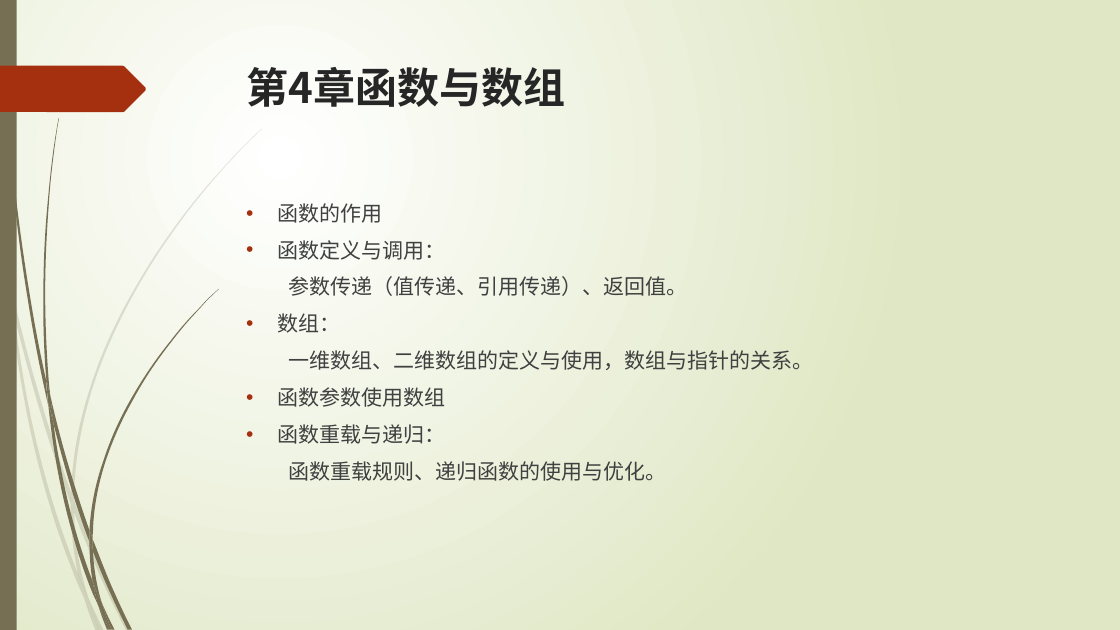
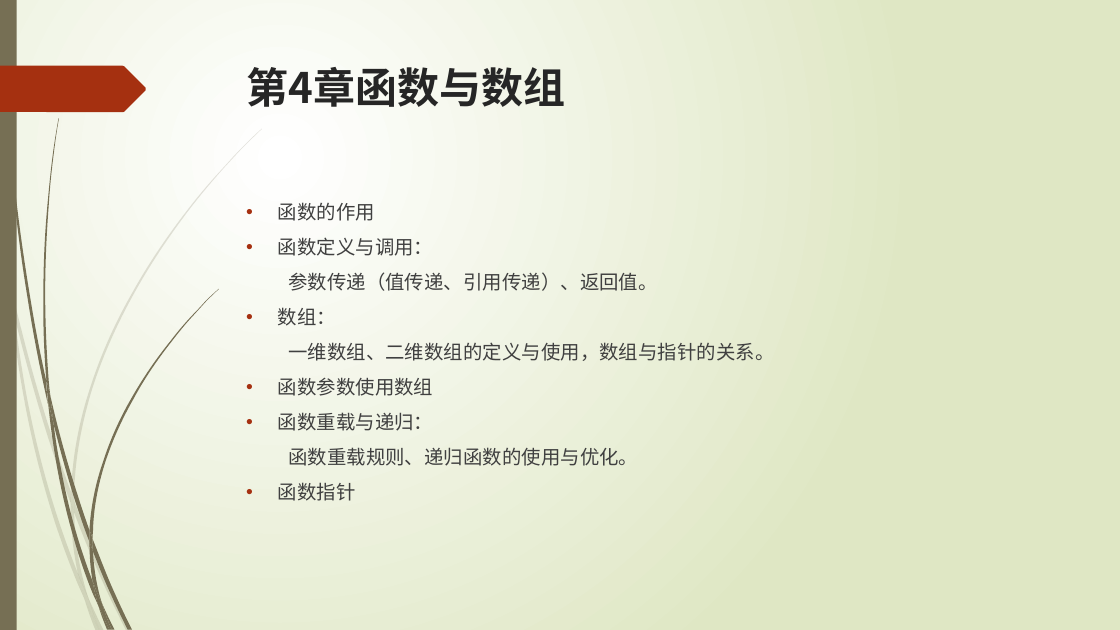
Before and after one commit to liuty2006/learn, a slide deck: slide 37 of learn_cpp/docs/C++语言培训.pptx. Drawn at 1120x630 pixels with LibreOffice and Linux fonts; fonts in the diff are those of the drawing. Boxes give left, top, right and bottom in pixels: in the first picture for what was removed or moved away, otherwise in the second. Text is boxed around its words. In the diff, an @@ line names an element or a change of style, - is before the commit and + after.

```diff
--- a/learn_cpp/docs/C++语言培训.pptx
+++ b/learn_cpp/docs/C++语言培训.pptx
@@ text at (278,202,774,466): size 18 to 16.6 pt @@
@@ text at (278,482,356,501): paragraph added @@
+• 函数指针
```
Also in this commit, not shown: 3 other slides changed, 3 other files.
